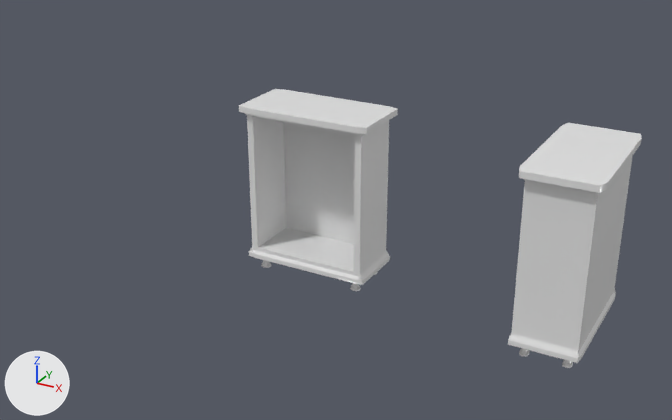
What one commit did to the FBX model CandificationV2/Assets/Meshes/servants_closet_EXT.fbx.
Rendered twice from a camera (50 mm lens) standing at (0.0731, -0.0893, 0.0717) and looking at (0.0065, 0.0318, 0.0111). Every picture has the same lights, and +X, +Y and +Z are marked at lower left. The older version comes first.

The scene before the commit, as lines of its bpy script (objects in view):
```python
me_mesh = bpy.data.meshes.new('Mesh')
me_mesh.from_pydata(...)  # 732 vertices, 668 faces; spans x -1.12..1.12, y -1.41..1.41, z -0.57..0.57
me_mesh.materials.append(mat_mat_closet)  # white #e7e7e7
me_mesh_001 = bpy.data.meshes.new('Mesh.001')
me_mesh_001.from_pydata(...)  # 732 vertices, 668 faces; spans x -1.12..1.12, y -1.41..1.41, z -0.57..0.57
me_mesh_001.materials.append(mat_pasted__standardsurface3)  # white #e7e7e7
ob_closet = bpy.data.objects.new('closet', me_mesh)
ob_closet.parent = ob_closet_group
ob_closet.location = (0.0, 0.0, 0.0)
ob_closet.rotation_euler = (0.0, -1.571, 0.0)  # degrees (0, -90, 0)
ob_pasted__pasted__drawer_leg7 = bpy.data.objects.new('pasted__pasted__drawer_leg7', me_mesh_001)
ob_pasted__pasted__drawer_leg7.parent = ob_group
ob_pasted__pasted__drawer_leg7.location = (0.0, 0.0, 0.0)
```
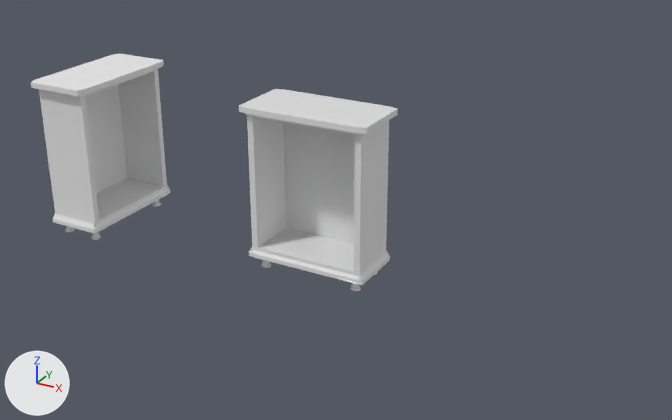
Boxes (x1, y1, x2, y2) around the edits, measured in the pictures (672 x 420 px):
'closet', moved, turned: before (508, 123, 642, 368); after (239, 89, 398, 291)
'pasted__pasted__drawer_leg7', moved, turned: before (239, 89, 398, 291); after (31, 53, 170, 240)

Diff of the bpy script that builds the scene:
```diff
--- a/CandificationV2/Assets/Meshes/servants_closet_EXT.fbx.py
+++ b/CandificationV2/Assets/Meshes/servants_closet_EXT.fbx.py
@@ ob_closet @@
 ob_closet = bpy.data.objects.new('closet', me_mesh)
-ob_closet.parent = ob_closet_group
+ob_closet.parent = ob_group
 ob_closet.location = (0.0, 0.0, 0.0)
-ob_closet.rotation_euler = (0.0, -1.571, 0.0)  # degrees (0, -90, 0)
@@ ob_pasted__pasted__drawer_leg7 @@
 ob_pasted__pasted__drawer_leg7 = bpy.data.objects.new('pasted__pasted__drawer_leg7', me_mesh_001)
-ob_pasted__pasted__drawer_leg7.parent = ob_group
+ob_pasted__pasted__drawer_leg7.parent = ob_pasted__closet_group3
 ob_pasted__pasted__drawer_leg7.location = (0.0, 0.0, 0.0)
+ob_pasted__pasted__drawer_leg7.rotation_euler = (0.0, -1.571, 0.0)  # degrees (0, -90, 0)
@@ ob_pasted__closet_group3 @@
+ob_pasted__closet_group3 = bpy.data.objects.new('pasted__closet_group3', None)
+ob_pasted__closet_group3.parent = ob_group4
+ob_pasted__closet_group3.location = (-4.282, 0.0, -4.042)
+ob_pasted__closet_group3.rotation_euler = (0.0, -3.142, 0.0)  # degrees (0, -180, 0)
@@ ob_group4 @@
+ob_group4 = bpy.data.objects.new('group4', None)
+ob_group4.location = (0.00229, -0.0094, 0.0141)
+ob_group4.rotation_euler = (1.571, 0.0, 0.0)  # degrees (90, 0, 0)
+ob_group4.scale = (0.01, 0.01, 0.01)
```
